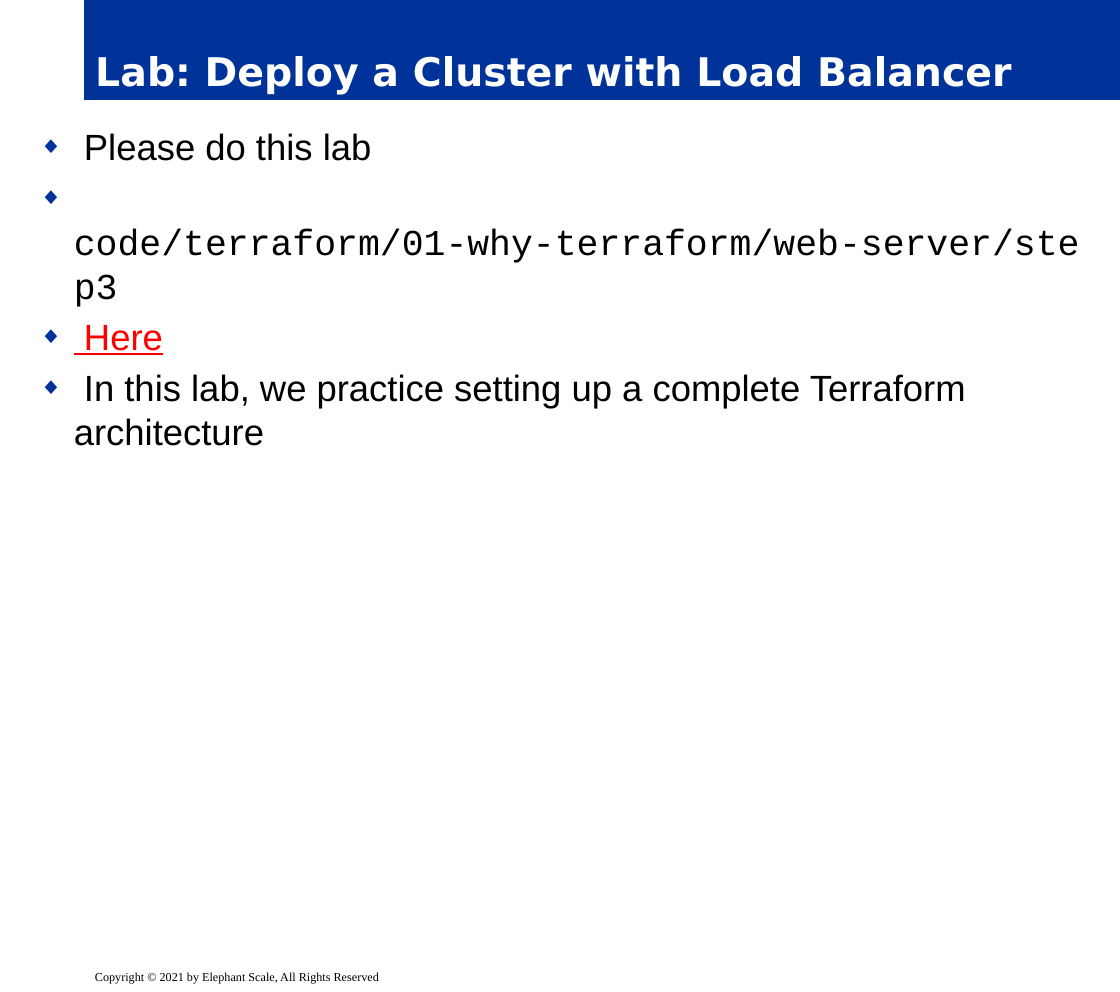
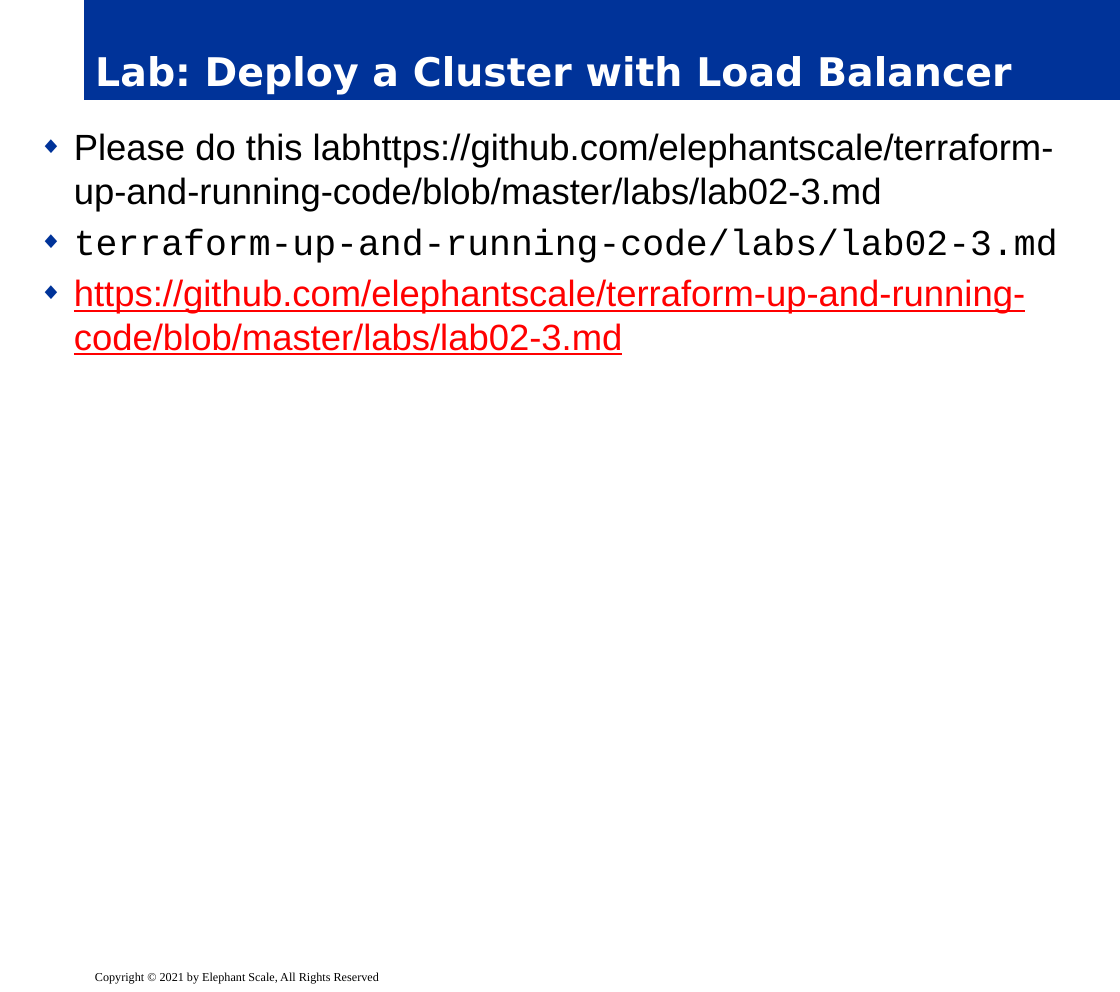
Before and after one commit to elephantscale/es-training-new, a slide deck: slide 86 of terraform/slides/delivery/03__terraform-walk-through.pptx (slide 83 before the commit). Drawn at 1120x992 pixels with LibreOffice and Linux fonts; fonts in the diff are those of the drawing; background and template pictures are left out. Boxes give left, top, right and bottom in pixels: in the first picture for what was removed or moved away, otherwise in the second. Text is boxed around its words. In the diff, an @@ line names an element or a change of style, - is before the commit and + after.

Commit message:
TF: update labs on slides

```diff
--- a/terraform/slides/delivery/03__terraform-walk-through.pptx
+++ b/terraform/slides/delivery/03__terraform-walk-through.pptx
@@ text at [74, 133, 1058, 355]: text changed @@
-◆ Please do this lab
-◆ code/terraform/01-why-terraform/web-server/step3
-◆ Here
-◆ In this lab, we practice setting up a complete Terraform architecture
+◆ Please do this labhttps://github.com/elephantscale/terraform-up-and-running-code/blob/master/labs/lab02-3.md
+◆ terraform-up-and-running-code/labs/lab02-3.md
+◆ https://github.com/elephantscale/terraform-up-and-running-code/blob/master/labs/lab02-3.md
```
Also in this commit, not shown: 5 other slides changed, 3 slides added, 1 other file.
